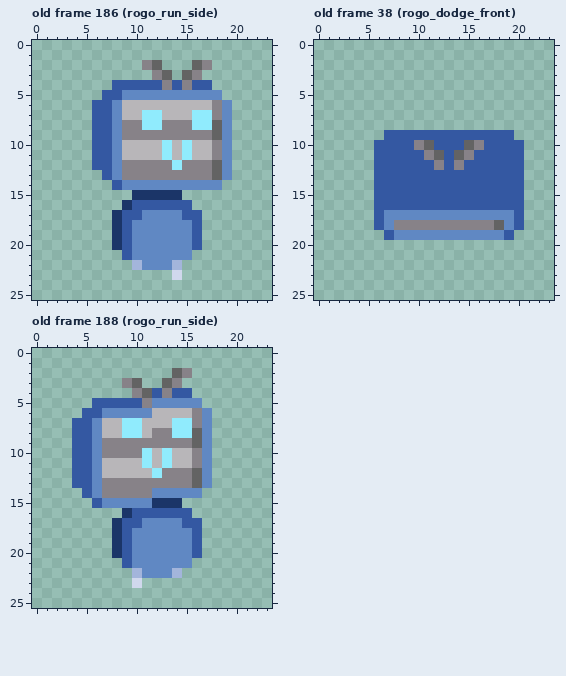
One commit to this pixel-art file: RawResources/Characters/Rogo/rogo.aseprite. Above is the file before it was changed.
24x26 pixels, 284 frames. Shown: old frame 186 (rogo_run_side), old frame 38 (rogo_dodge_front), old frame 188 (rogo_run_side). The commit also changed other frames, which this record leaves out.
And afterwards:
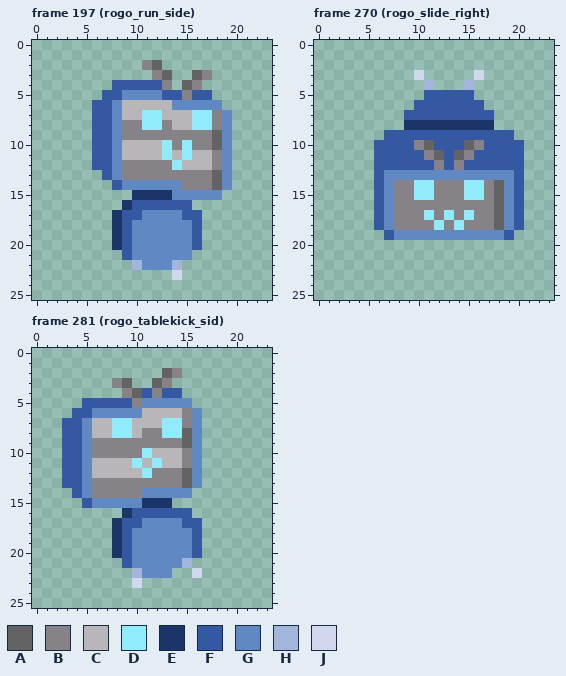
Palette (. is transparent): A #636363  B #878288  C #b8b6b9  D #90ebfd  E #1b3568  F #3458a2  G #6088c3  H #a3b5db  J #d0d8ed
A new or re-ordered frame is compared with the old frame closest to it.
Change:
frames 284 -> 306
Changed rows in their new state; - is an unchanged pixel.
Frame 197 (rogo_run_side) against old frame 186 (rogo_run_side), layer "rogo":
first column x 13:
 2 ---..--
 3 --.AB--
 4 -.AB.--
 5 FFBFF.-
 6 -GGGGG.
 8 -CC--B-
10 -B-BBA-
12 --CCCB-
14 --BBBAG
15 -GGGGG-
Frame 270 (rogo_slide_right) is new; against old frame 38 (rogo_dodge_front), layer "rogo":
first column x 9:
 3 -J-----J-
 4 --H---H--
 5 --FFFFF--
 6 -FFFFFFF-
 7 FFFFFFFFF
 8 EEEEEEEEE
first column x 7:
13 GGGGGGGGGGGGG
14 GBBDDBBBDDBAG
15 GBBDDBBBDDBAG
16 GBBBBBBBBBBAG
17 -BBBDBDBDBBA-
18 -----D-D-----
Frame 281 (rogo_tablekick_sid) is new; against old frame 188 (rogo_run_side), layer "rogo":
first column x 3:
 2 ----------AB.--
 3 -----BA.-AB.---
 4 ------BAFBF-.--
 5 --F----BG----.-
 6 -F-G----C---BG.
 7 F-GC-D-C--D-BG.
 8 F-GC-D-CB-D-AG.
 9 F-GB--------AG.
10 F-GB------C-BG.
11 F-GC---DCDC-BG.
12 F-GC----DB--AG.
13 F-GB--------AG.
14 -FGB----G----.-
15 --FG----E--.---
first column x 14:
21 -H-
22 .-J
